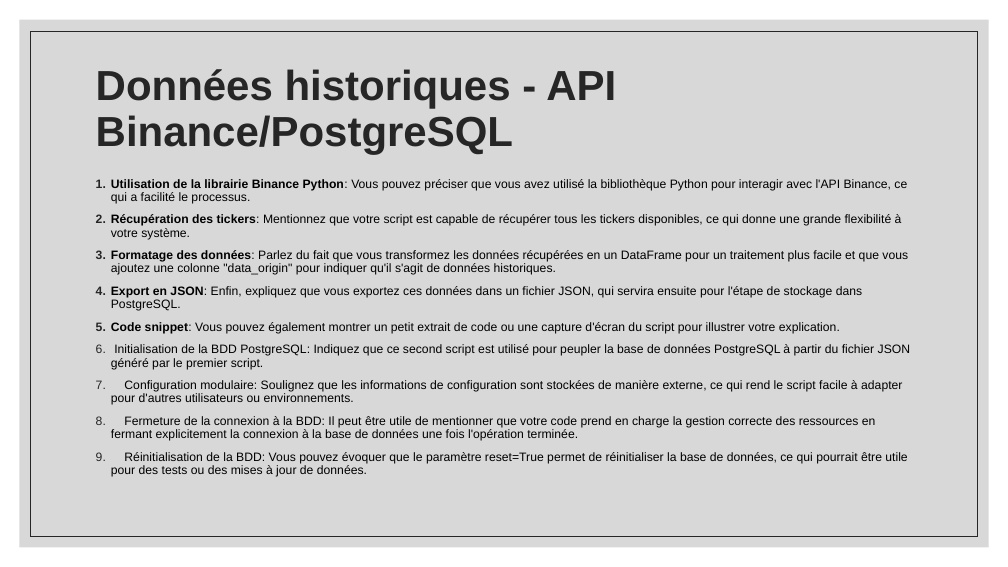
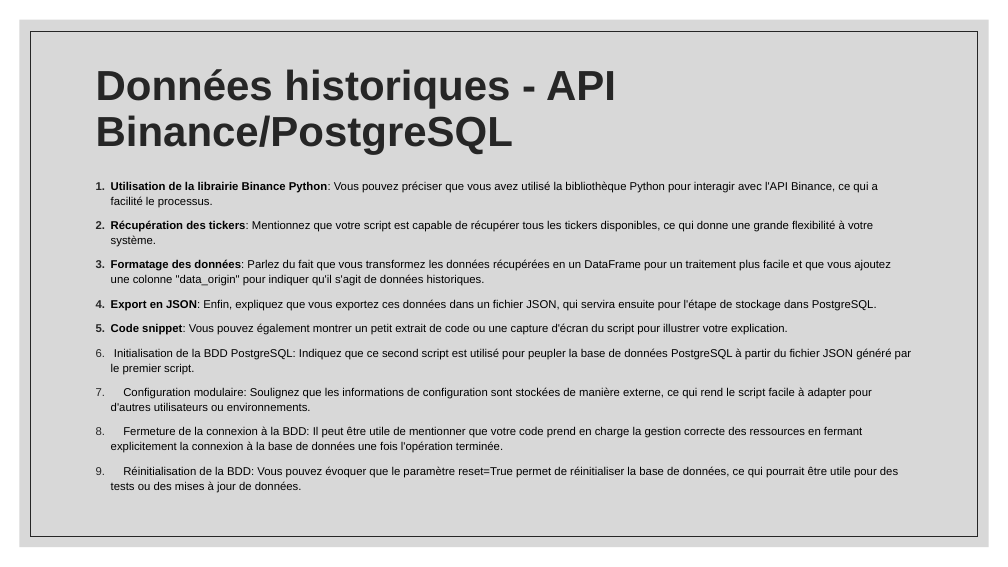
Before and after one commit to swip10/OPA, a slide deck: slide 8 of Gestion de projet/Présentation projet_OPA.pptx (slide 7 before the commit). Drawn at 1008x567 pixels with LibreOffice and Linux fonts; fonts in the diff are those of the drawing. Boxes give left, top, right and bottom in pixels: in the first picture for what was removed or moved away, otherwise in the second. Text is boxed around its words. In the diff, an @@ line names an element or a change of style, - is before the commit and + after.

```diff
--- a/Gestion de projet/Présentation projet_OPA.pptx
+++ b/Gestion de projet/Présentation projet_OPA.pptx
@@ text "Utilisation de la librairie Binance ..." at (x1=111, y1=181, x2=911, y2=493): size 11.6 to 10.8 pt; line spacing 0.9 to 1.1 @@
```
Also in this commit, not shown: 4 other slides changed, 1 slide added, 2 other files.
